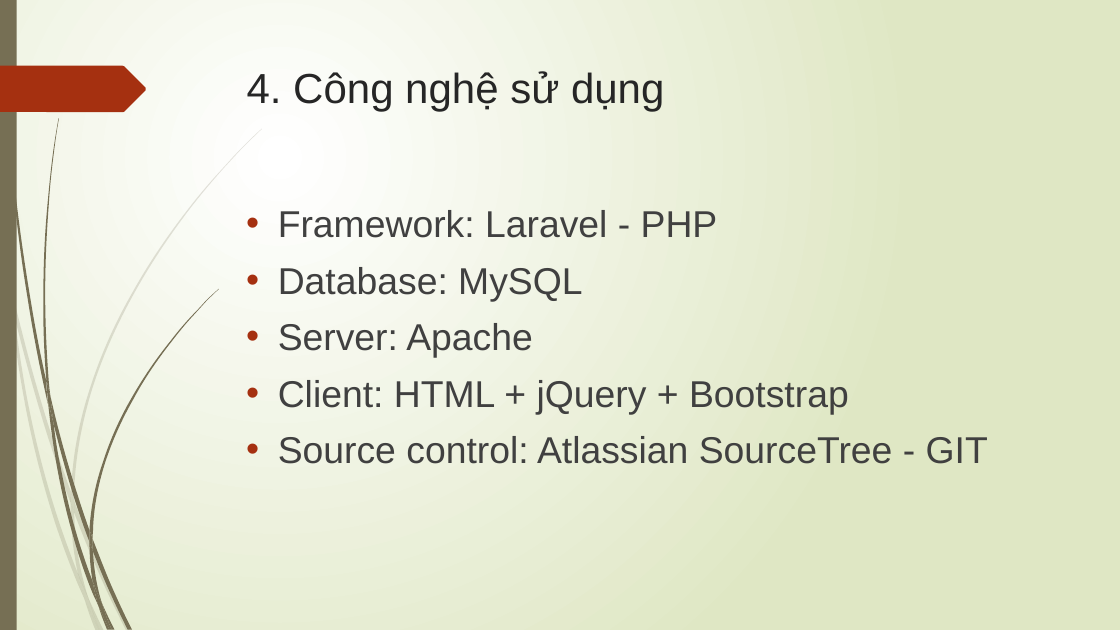
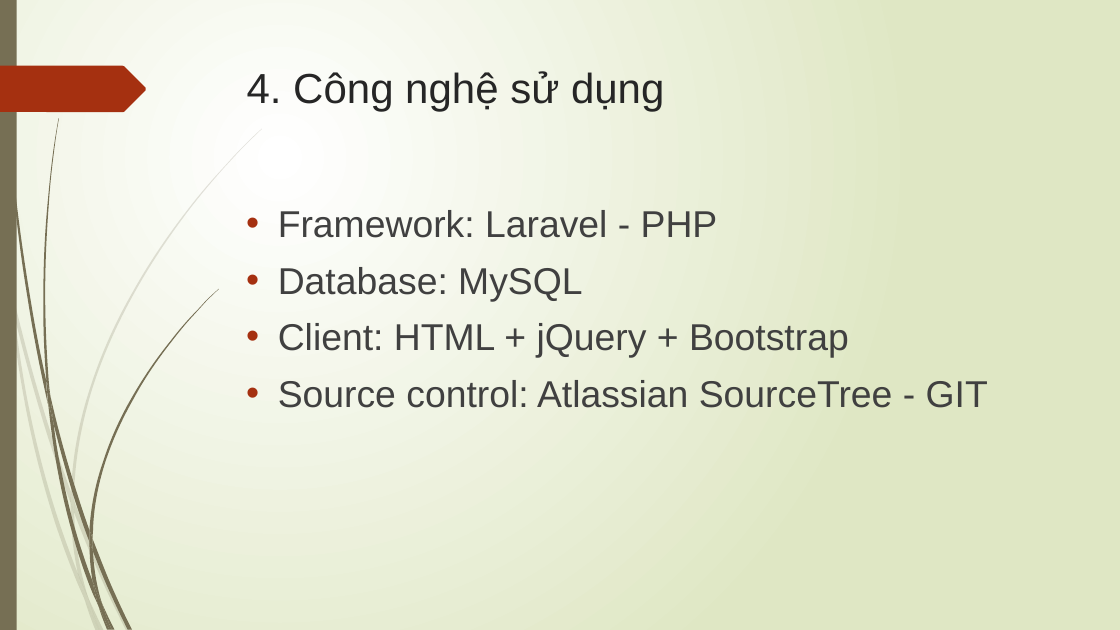
Before and after one commit to doanlecong/LVTN, a slide deck: slide 6 of docs/slide trình cô - bản 1.pptx. Drawn at 1120x630 pixels with LibreOffice and Linux fonts; fonts in the diff are those of the drawing. Boxes give left, top, right and bottom in pixels: in the first picture for what was removed or moved away, otherwise in the second. Text is boxed around its words. In the diff, an @@ line names an element or a change of style, - is before the commit and + after.

```diff
--- a/docs/slide trình cô - bản 1.pptx
+++ b/docs/slide trình cô - bản 1.pptx
@@ text at box(278, 323, 533, 358): paragraph removed @@
-• Server: Apache
```
Also in this commit, not shown: 31 other files.
